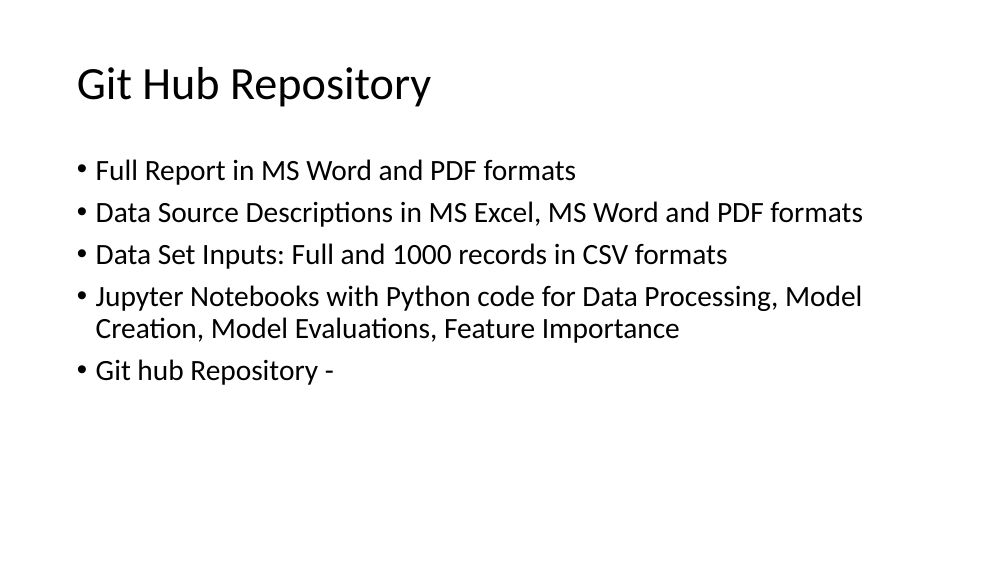
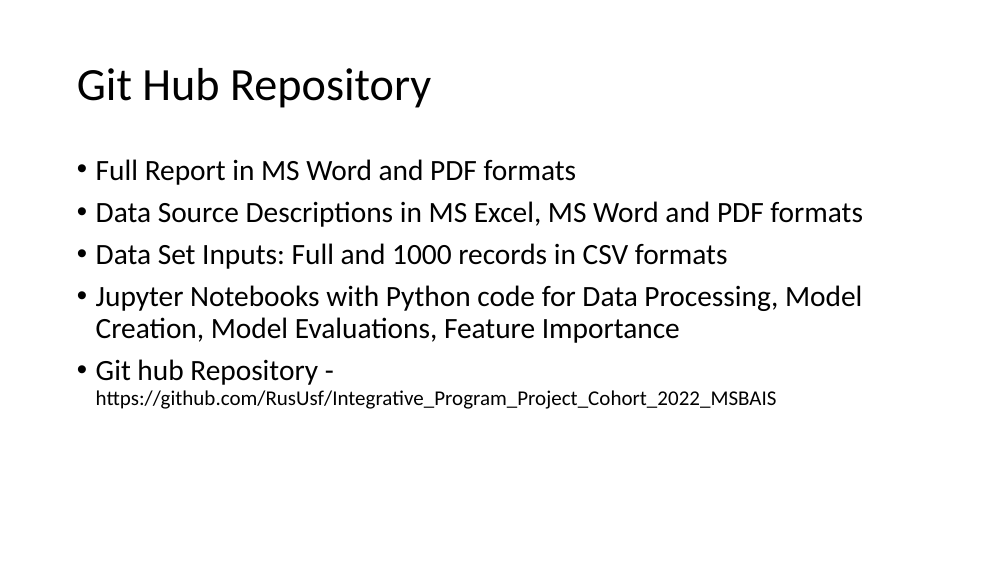
Before and after one commit to RusUsf/Integrative_Program_Project_Cohort_2022_MSBAIS, a slide deck: slide 6 of Final_Report/PowerPoint_Summary/Project_Summary.pptx (slide 7 before the commit). Drawn at 1008x567 pixels with LibreOffice and Linux fonts; fonts in the diff are those of the drawing. Boxes give left, top, right and bottom in pixels: in the first picture for what was removed or moved away, otherwise in the second. Text is boxed around its words. In the diff, an @@ line names an element or a change of style, - is before the commit and + after.

```diff
--- a/Final_Report/PowerPoint_Summary/Project_Summary.pptx
+++ b/Final_Report/PowerPoint_Summary/Project_Summary.pptx
@@ text at [96,359,777,409]: text changed; size 28 to 20 pt @@
-• Git hub Repository -
+• Git hub Repository - https://github.com/RusUsf/Integrative_Program_Project_Cohort_2022_MSBAIS
```
Also in this commit, not shown: 2 other files.
